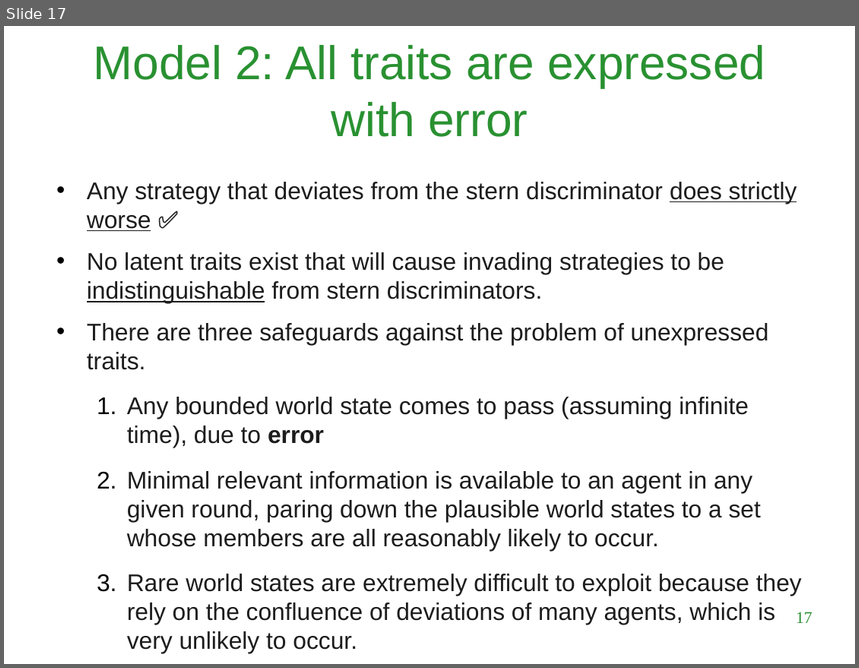
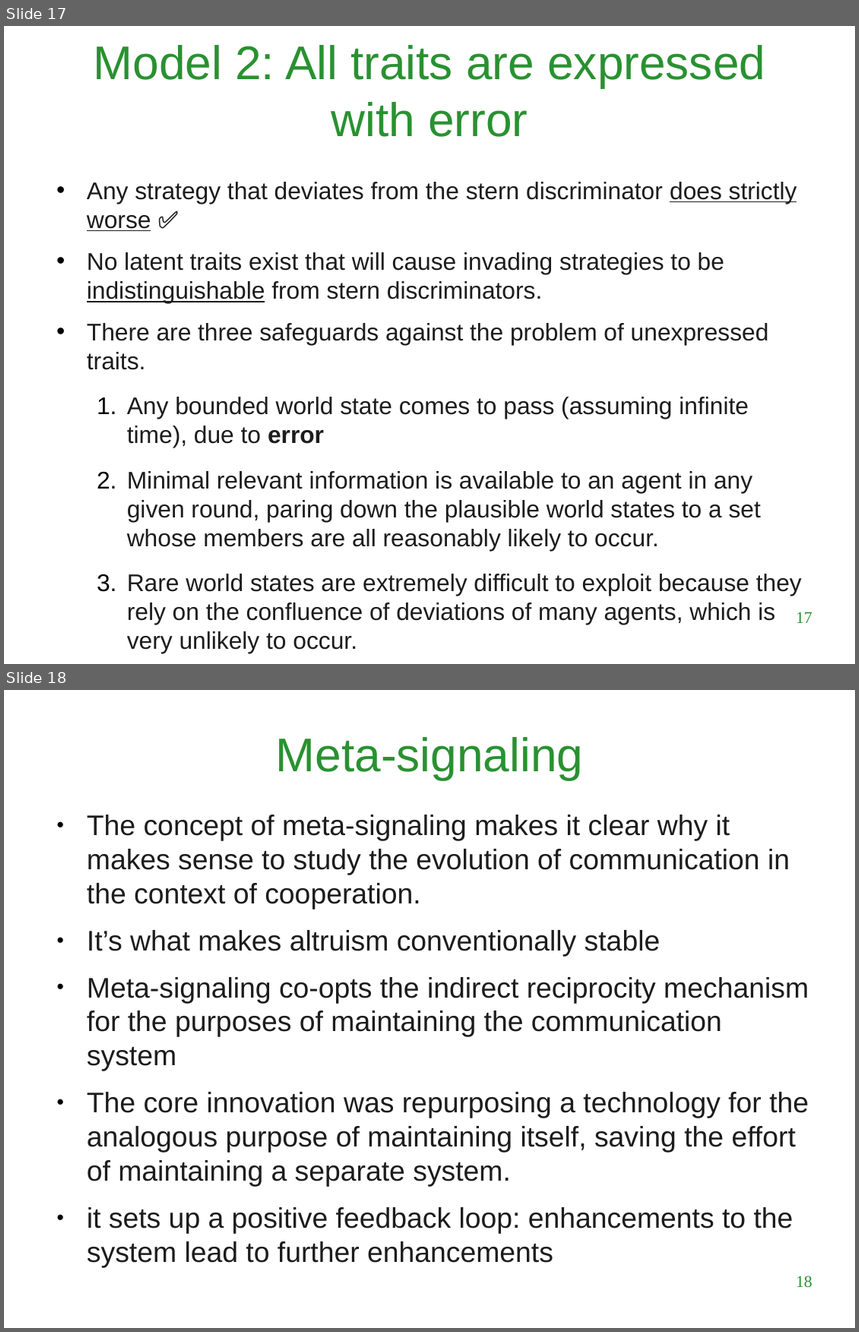
Before and after one commit to LuigiBrosNin/Luizo-s-notes, a slide deck: content/Master first year/Complex systems and network science/Tit_for_tatting_presentation.odp. Shown one above the other, each under a label of ours: slide 17 before the commit, slides 17 and 18 after it. The pictures are 859x668 and 859x1332 pixels, drawn with LibreOffice and Linux fonts; fonts in the diff are those of the drawing; background and template pictures are left out. Boxes give left, top, right and bottom in pixels: in the first picture for what was removed or moved away, otherwise in the second. Text is boxed around its words. In the diff, an @@ line names an element or a change of style, - is before the commit and + after.

```diff
--- a/content/Master first year/Complex systems and network science/Tit_for_tatting_presentation.odp
+++ b/content/Master first year/Complex systems and network science/Tit_for_tatting_presentation.odp
@@ slide 18 added at [4, 690, 855, 1328], background #FFFFFF @@
@@ title added at [276, 737, 583, 780], 40 pt, text #299131 @@
+Meta-signaling
@@ text added at [87, 815, 809, 1233], 24 pt, text #1C1C1C @@
+● The concept of meta-signaling makes it clear why it makes sense to study the evolution of communication in the context of cooperation.
+● It’s what makes altruism conventionally stable
+● Meta-signaling co-opts the indirect reciprocity mechanism for the purposes of maintaining the communication system
+● The core innovation was repurposing a technology for the analogous purpose of maintaining itself, saving the effort of maintaining a separate system.
+● it sets up a positive feedback loop: enhancements to the system lead to further enhancements
@@ page number added at [796, 1276, 813, 1288], 14 pt, text #299131 @@
+18
```
Also in this commit, not shown: 1 other slide added, 1 slide removed, 2 other files.
